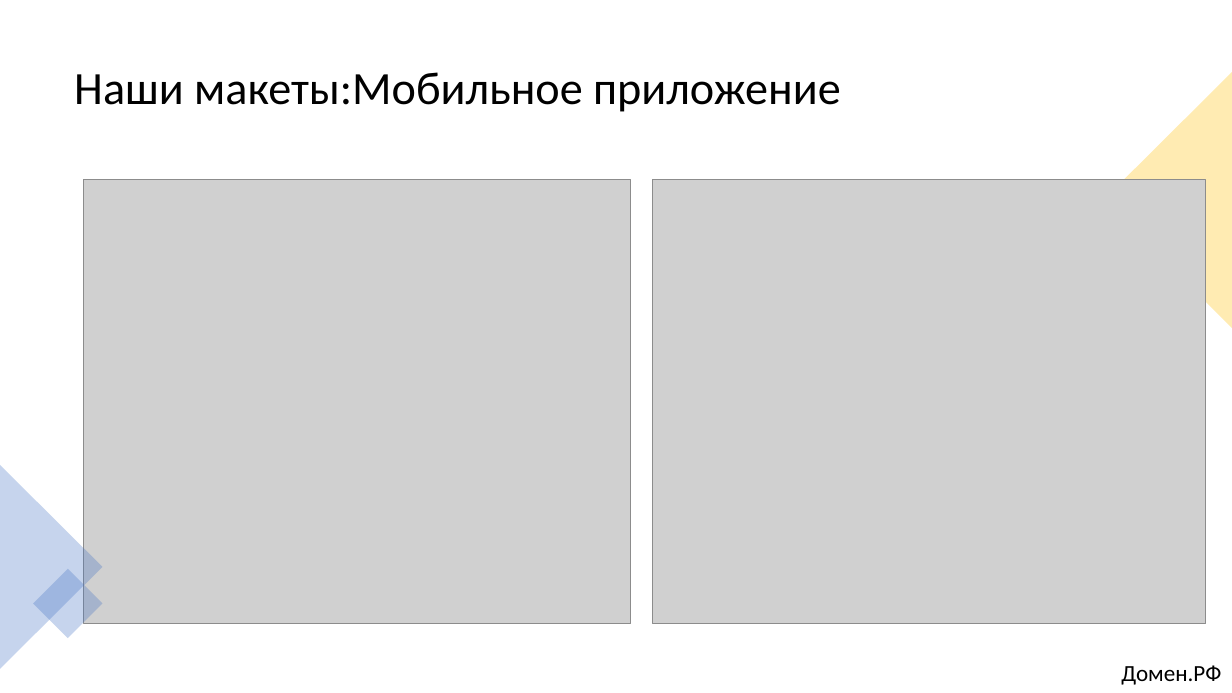
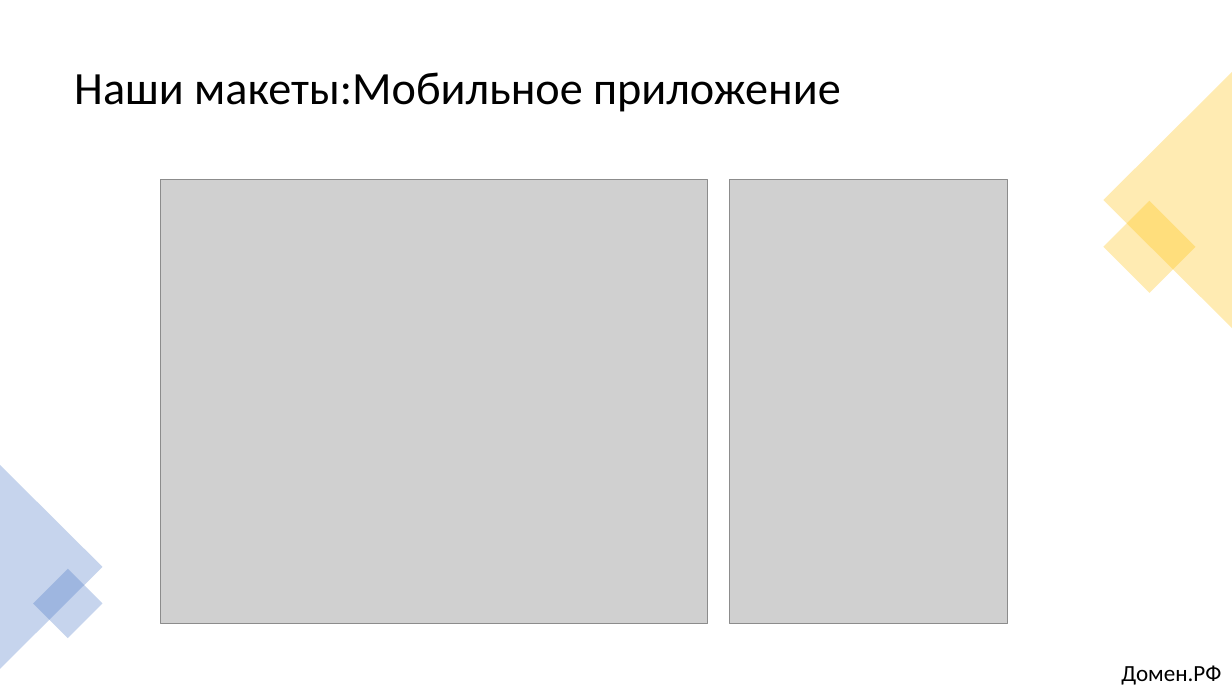
Before and after one commit to alexklippe/scryptedv2, a slide deck: slide 7 of Презентация_Команда Scrypted_кейс1.pptx. Drawn at 1232x693 pixels with LibreOffice and Linux fonts; fonts in the diff are those of the drawing; grey boxes stand for pictures. Boxes give left, top, right and bottom in pixels: in the first picture for what was removed or moved away, otherwise in the second. Text is boxed around its words. In the diff, an @@ line names an element or a change of style, - is before the commit and + after.

```diff
--- a/Презентация_Команда Scrypted_кейс1.pptx
+++ b/Презентация_Команда Scrypted_кейс1.pptx
@@ picture: place and size @@
-picture at [84, 180, 631, 625]
+picture at [161, 180, 708, 625]
@@ picture: place and size @@
-picture at [653, 180, 1206, 625]
+picture at [729, 180, 1007, 625]
@@ rectangle added at [1104, 201, 1197, 294], fill #FFC000 at 30% opacity @@
```
Also in this commit, not shown: 9 other slides changed, 8 other files.
